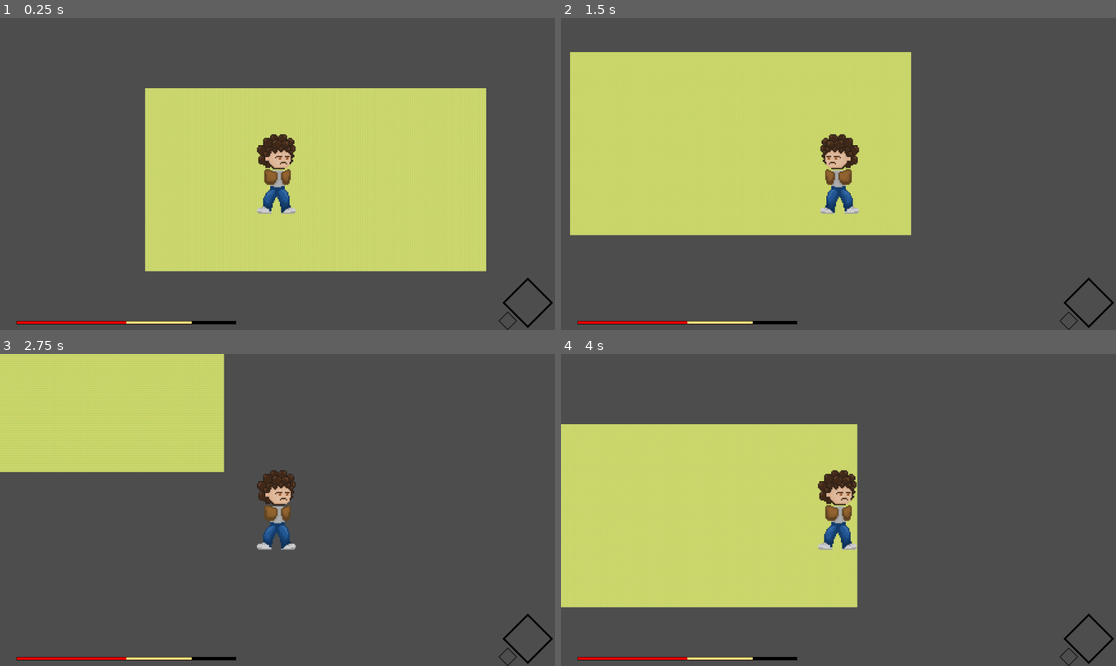
Above: before the commit, frames 1-4 (two rows, left to right).
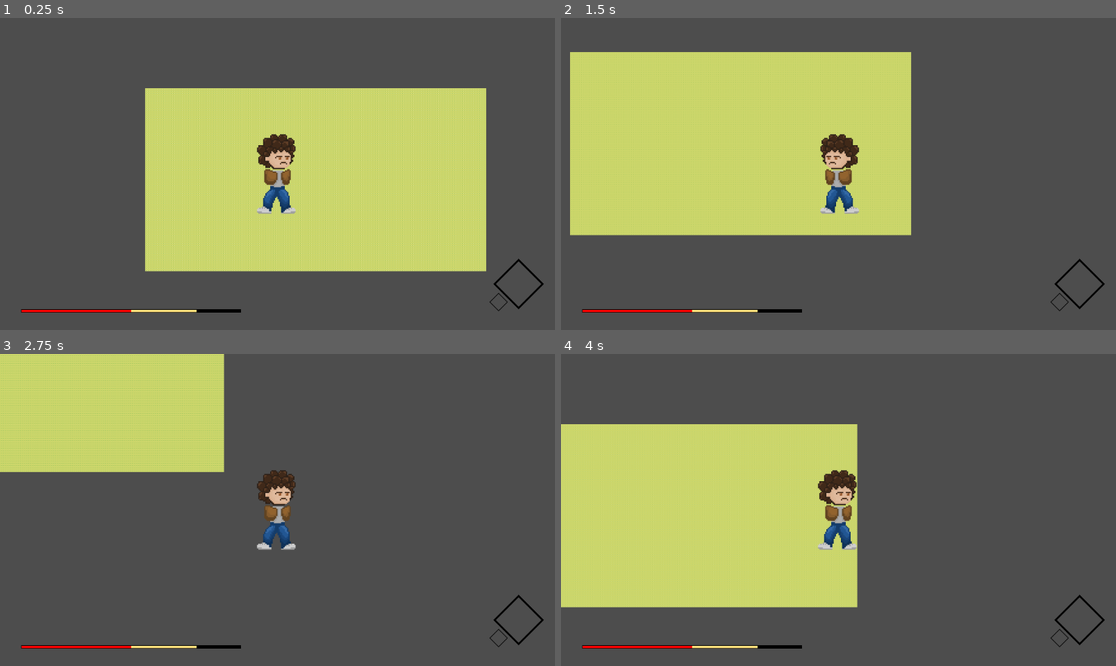
Above: after the commit, the same moments.

Repository: ArnoBidet/Beat-Bounty-Tape-Odyssey
Game: Godot game, scene res://World/world.tscn
Two runs of this game, one before a commit and one after it. Both use one fixed random seed, a clock stepped at 60 frames per second and the inputs below.
Inputs (mouse positions are in pixels of both pictures, inside the frame that each line leads up to):
- Up to frame 1 (0.25 s): no input
- Up to frame 2 (1.5 s): tap Enter at 0.5 s; move the mouse to (960, 158) at 0.52 s; hold D (ui_right) 0.53-1.28 s; move the mouse to (727, 189) at 1.27 s; hold S (ui_down) from 1.28 s (still down)
- Up to frame 3 (2.75 s): move the mouse to (333, 441) at 2.02 s; release S (ui_down) at 2.03 s; hold D (ui_right) from 2.03 s (still down)
- Up to frame 4 (4 s): move the mouse to (810, 572) at 2.77 s; release D (ui_right) at 2.78 s; hold Z (ui_up) 2.78-3.53 s; move the mouse to (1005, 556) at 3.52 s; hold Q (ui_left) from 3.53 s (still down)

The runs differ from the first frame. In frame 1, 1.2% of the frame differs, in the area x 2-100%, y 77-100%; in frame 2, 1.2%; in frame 3, 1.2%; in frame 4, 1.2%.

Commit message:
Update hud.tscn

Diff:
--- a/Beat Bounty Joueur/Hud/hud.tscn
+++ b/Beat Bounty Joueur/Hud/hud.tscn
@@ -11,10 +11,10 @@
 anchor_top = 1.0
 anchor_right = 1.0
 anchor_bottom = 1.0
-offset_left = -109.0
-offset_top = -109.0
-offset_right = -4.0
-offset_bottom = -4.0
+offset_left = -128.0
+offset_top = -148.0
+offset_right = -23.0
+offset_bottom = -43.0
 grow_horizontal = 0
 grow_vertical = 0
 texture = ExtResource("1_tj0iv")
@@ -26,9 +26,10 @@
 anchor_top = 1.0
 anchor_right = 1.0
 anchor_bottom = 1.0
-offset_left = -117.0
-offset_top = -38.0
-offset_right = -79.0
+offset_left = -136.0
+offset_top = -77.0
+offset_right = -98.0
+offset_bottom = -39.0
 grow_horizontal = 0
 grow_vertical = 0
 texture = ExtResource("1_tj0iv")
@@ -38,8 +39,8 @@
 anchors_preset = 2
 anchor_top = 1.0
 anchor_bottom = 1.0
-offset_left = 35.0
-offset_top = -18.0
-offset_right = 489.0
-offset_bottom = -13.0
+offset_left = 45.0
+offset_top = -42.0
+offset_right = 499.0
+offset_bottom = -37.0
 grow_vertical = 0
